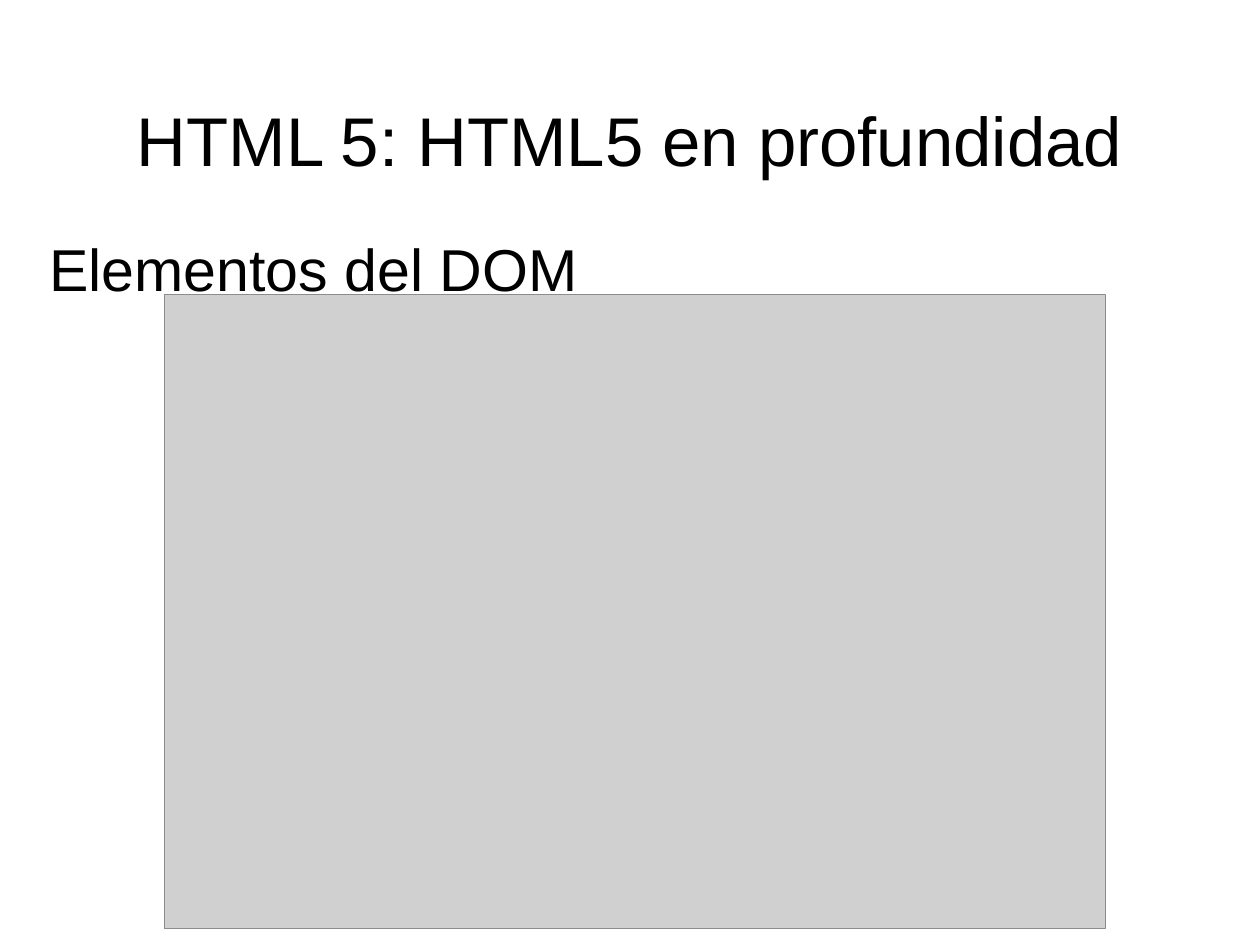
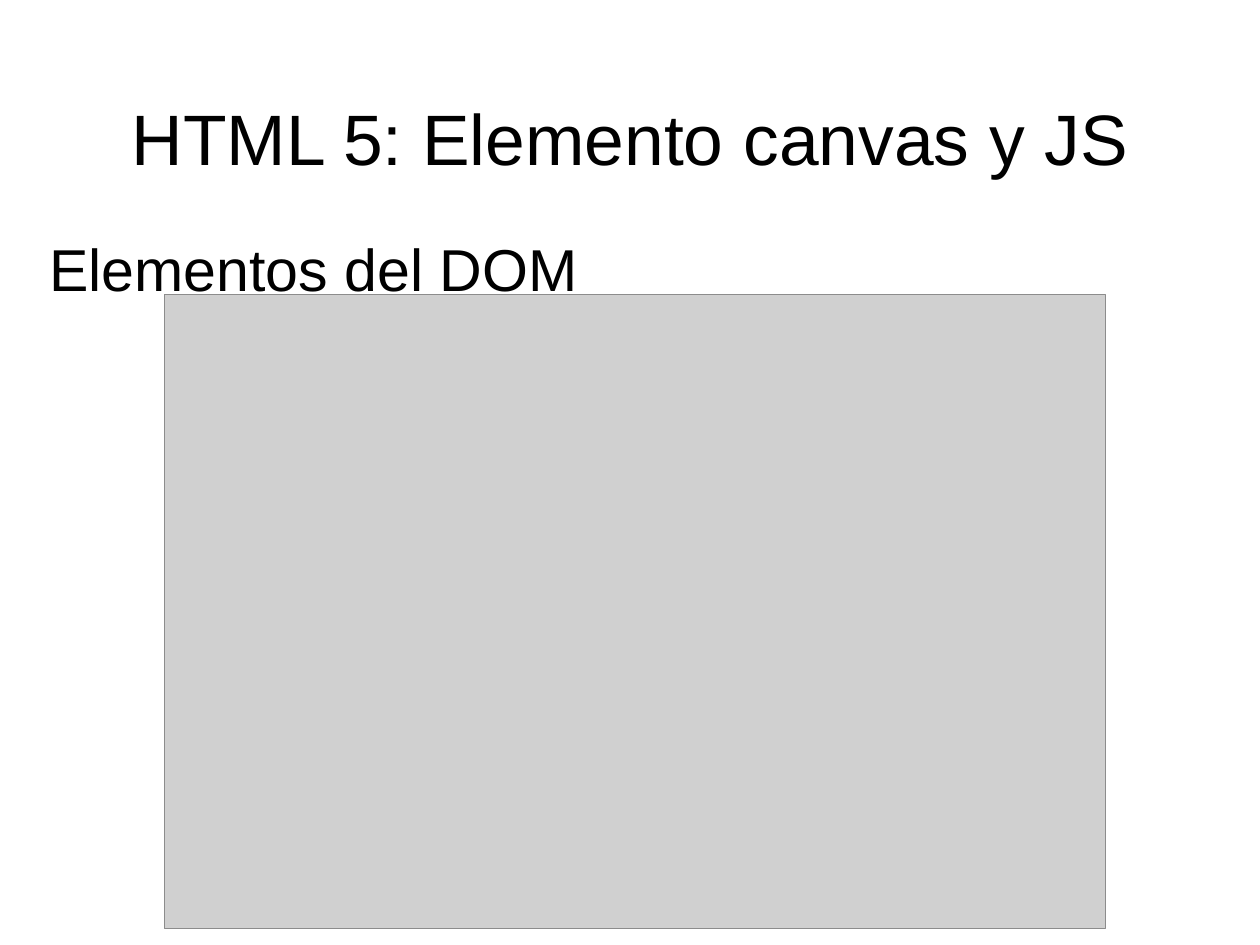
Before and after one commit to fitamix/HTML5, a slide deck: slide 7 of Tema5/Tema5-Presentacion.ppt. Drawn at 1260x945 pixels with LibreOffice and Linux fonts; fonts in the diff are those of the drawing; grey boxes stand for pictures. Boxes give left, top, right and bottom in pixels: in the first picture for what was removed or moved away, otherwise in the second. Text is boxed around its words. In the diff, an @@ line names an element or a change of style, - is before the commit and + after.

```diff
--- a/Tema5/Tema5-Presentacion.ppt
+++ b/Tema5/Tema5-Presentacion.ppt
@@ title at [132, 113, 1128, 179]: text changed; size 56 to 58 pt @@
-HTML 5: HTML5 en profundidad
+HTML 5: Elemento canvas y JS
```
Also in this commit, not shown: 9 other slides changed, 12 other files.
